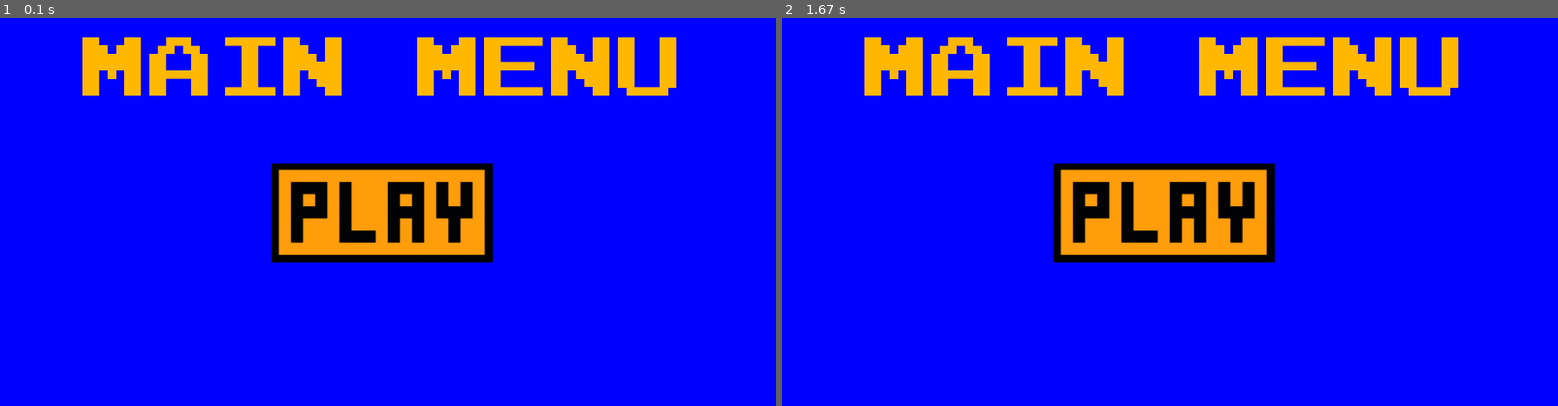
Above: before the commit, frames 1-2 (left to right).
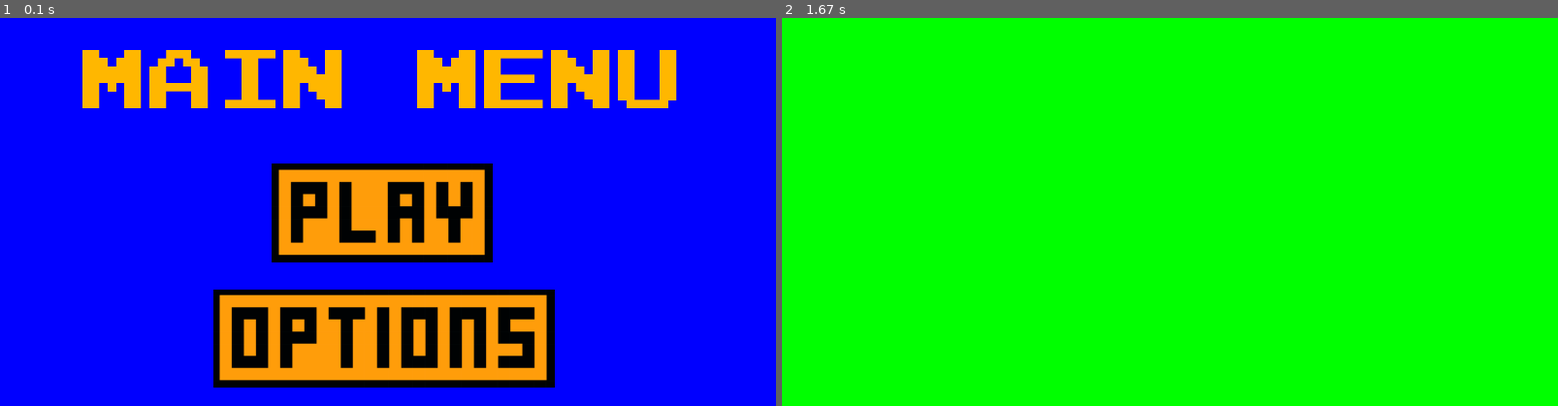
Above: after the commit, the same moments.

Repository: i-kratko/pygame-tues-fest
Game: pygame game, started from Code/main.py
Two runs of this game, one before a commit and one after it. Both use one fixed random seed, a clock stepped at 60 frames per second and the inputs below.
Inputs (mouse positions are in pixels of both pictures, inside the frame that each line leads up to):
- Up to frame 1 (0.1 s): no input
- Up to frame 2 (1.67 s): click (1170, 336) at 0.38 s; click (983, 215) at 0.88 s

The runs differ from the first frame. In frame 1, 16% of the frame differs, in the area x 10-88%, y 5-96%; in frame 2, 100%, in the area x 0-100%, y 0-100%.

Commit message:
ultra main menu code

Diff:
--- a/Code/const.py
+++ b/Code/const.py
@@ -16,7 +16,9 @@
 ##### SPRITE PATHS #####
 playerSpritePath = "Graphics\PlayerSprite.png"
 playButtonPath = "Graphics/playbutton.png"
-optionsButtonPath = "Graphics/optionsbutton"
+optionsButtonPath = "Graphics/optionsbutton.png"
+quitButtonPath = "Graphics/quitbutton.png"
+backButtonPath = "Graphics/backbutton.png"
 backgroundPath = "Graphics/backgrounds/ne.png"
 gameBackgroundPath = "Graphics/GameBackground.png"
 platformSpritePath = "Graphics/Platfrom.png"
--- a/Code/main.py
+++ b/Code/main.py
@@ -21,21 +21,34 @@
         gameOver = False
 
         bgSurface = pygame.Surface((800,600))
-        bgSurface.fill('Orange')
+        bgSurface.fill('Green')
+
+        BACK_BUTTON = Button(280, 500, const.backButtonPath)
 
         while not gameOver:
             for event in pygame.event.get():
                 if event.type == pygame.QUIT:
                     pygame.quit()
                     exit()
+                if event.type == pygame.KEYDOWN:
+                    if event.key == pygame.K_ESCAPE:
+                        pygame.quit()
+                        exit()
+                if event.type == pygame.MOUSEBUTTONDOWN:
+                    if BACK_BUTTON.rect.collidepoint(pygame.mouse.get_pos()):
+                        self.level = 1
+                        self.stateManager()
+
 
             display.blit(bgSurface,(0,0))
+            display.blit(BACK_BUTTON.image, (280, 500))
             #display.blit(OPTIONS_BUTTON.image, (125, 150))
             #display.blit(QUIT_BUTTON.image, (230, 250))
 
             pygame.display.update()
             clock.tick(const.FPS)
 
+    #TODO: main menu
     def mainMenu(self):
         gameOver = False
 
@@ -48,7 +61,8 @@
         MENU_RECT = MENU_TEXT.get_rect(center=(640, 100))
 
         PLAY_BUTTON = Button(280, 150, const.playButtonPath)
-        OPTIONS_BUTTON = Button(500,400, const.optionsButtonPath)
+        OPTIONS_BUTTON = Button(220,280, const.optionsButtonPath)
+        QUIT_BUTTON = Button(280, 410, const.quitButtonPath)
 
         buttonGroup = pygame.sprite.Group()
 
@@ -64,9 +78,14 @@
                             #self.level = 2
                             #self.stateManager()
                     if PLAY_BUTTON.rect.collidepoint(pos):
-                        print("BRUH")
                         self.level = 2
                         self.stateManager()
+                    if OPTIONS_BUTTON.rect.collidepoint(pos):
+                        self.level = 3
+                        self.stateManager()
+                    if QUIT_BUTTON.rect.collidepoint(pos):
+                        pygame.quit()
+                        exit()
                 if event.type == pygame.KEYDOWN:
                     if event.key == pygame.K_ESCAPE:
                         pygame.quit()
@@ -74,55 +93,10 @@
 
 
             display.blit(bgSurface,(0,0))
-            display.blit(MENU_TEXT, (85, 20))
+            display.blit(MENU_TEXT, (85, 33))
             display.blit(PLAY_BUTTON.image, (280, 150))
-            #display.blit(OPTIONS_BUTTON.image, (125, 150))
-            #display.blit(QUIT_BUTTON.image, (230, 250))
-
-            pygame.display.update()
-            clock.tick(const.FPS)
-
-
-    #TODO: main menu
-    def mainMenu(self):
-        gameOver = False
-
-        bgSurface = pygame.Surface((800,600))
-        bgSurface.fill('Blue')
-
-        MENU_MOUSE_POS = pygame.mouse.get_pos()
-
-        MENU_TEXT = get_font(69).render("MAIN MENU", True, "#ffb700")
-        MENU_RECT = MENU_TEXT.get_rect(center=(640, 100))
-
-        PLAY_BUTTON = Button(300, 200, const.playButtonPath)
-
-        buttonGroup = pygame.sprite.Group()
-
-        while not gameOver:
-            for event in pygame.event.get():
-                if event.type == pygame.QUIT:
-                    pygame.quit()
-                    exit()
-                if event.type == pygame.MOUSEBUTTONDOWN:
-                    pos = pygame.mouse.get_pos()
-                    #if PLAY_BUTTON.checkForInput(MENU_MOUSE_POS):
-                            #print("BRUH")
-                            #self.level = 2
-                            #self.stateManager()
-                    if PLAY_BUTTON.rect.collidepoint(pos):
-                        print("BRUH")
-                        self.level = 2
-                        self.stateManager()
-                if event.type == pygame.KEYDOWN:
-                    if event.key == pygame.K_ESCAPE:
-                        pygame.quit()
-                        exit()
-
-
-            display.blit(bgSurface,(0,0))
-            display.blit(MENU_TEXT, (85, 20))
-            display.blit(PLAY_BUTTON.image, (280, 150))
+            display.blit(OPTIONS_BUTTON.image, (220,280))
+            display.blit(QUIT_BUTTON.image, (280,410))
             #display.blit(OPTIONS_BUTTON.image, (125, 150))
             #display.blit(QUIT_BUTTON.image, (230, 250))
 
Binary file added: Graphics/backbutton
Binary file added: Graphics/backbutton.png
Binary file added: Graphics/quitbutton.png
